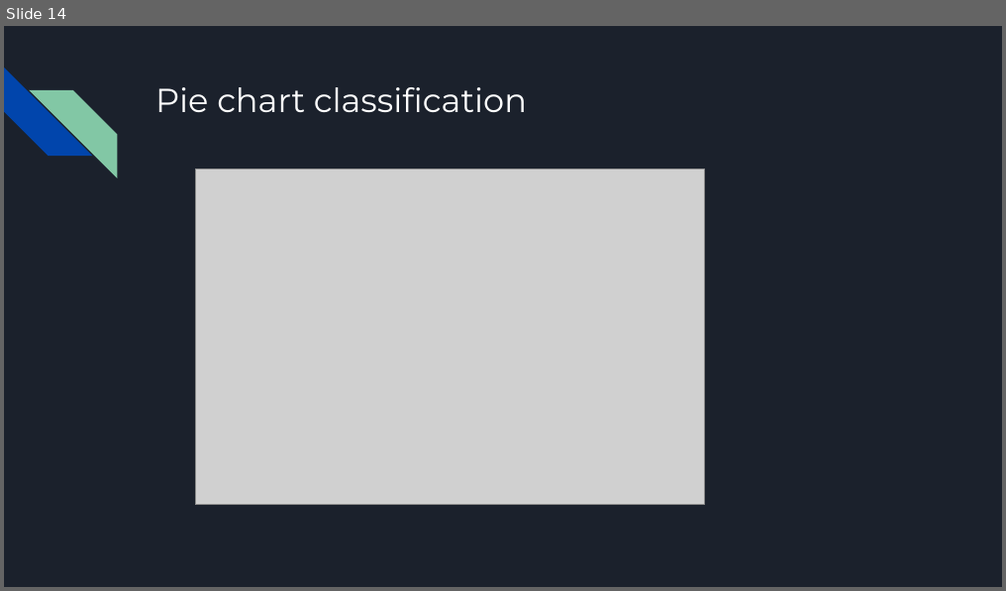
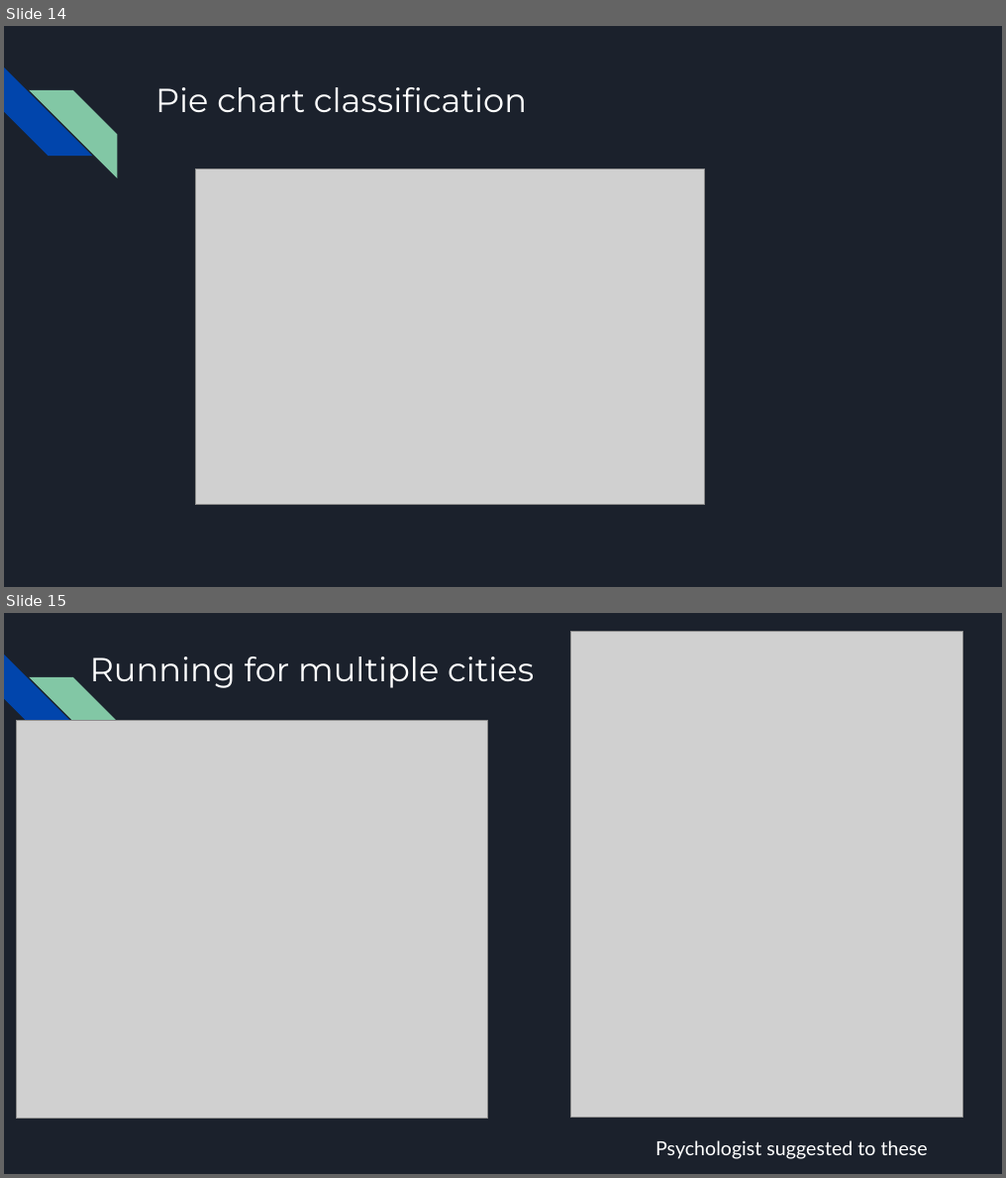
Before and after one commit to vishalcs19/P12, a slide deck: P12.pptx. Shown one above the other, each under a label of ours: slide 14 before the commit, slides 14 and 15 after it. The pictures are 1006x591 and 1006x1178 pixels, drawn with LibreOffice and Linux fonts; fonts in the diff are those of the drawing; grey boxes stand for pictures. Boxes give left, top, right and bottom in pixels: in the first picture for what was removed or moved away, otherwise in the second. Text is boxed around its words. In the diff, an @@ line names an element or a change of style, - is before the commit and + after.

```diff
--- a/P12.pptx
+++ b/P12.pptx
@@ slide 15 added at [4,613,1002,1174], background #1B212C; not listed: 2 template elements that a slide beside it also shows @@
@@ picture added at [571,631,963,1118] @@
@@ title added at [90,657,534,688], 24 pt, text #FFFFFF @@
+Running for multiple cities
@@ picture added at [16,721,487,1119] @@
@@ text added at [655,1141,928,1159], 14 pt, text #FFFFFF @@
+Psychologist suggested to these
```
Also in this commit, not shown: 1 slide changed.
